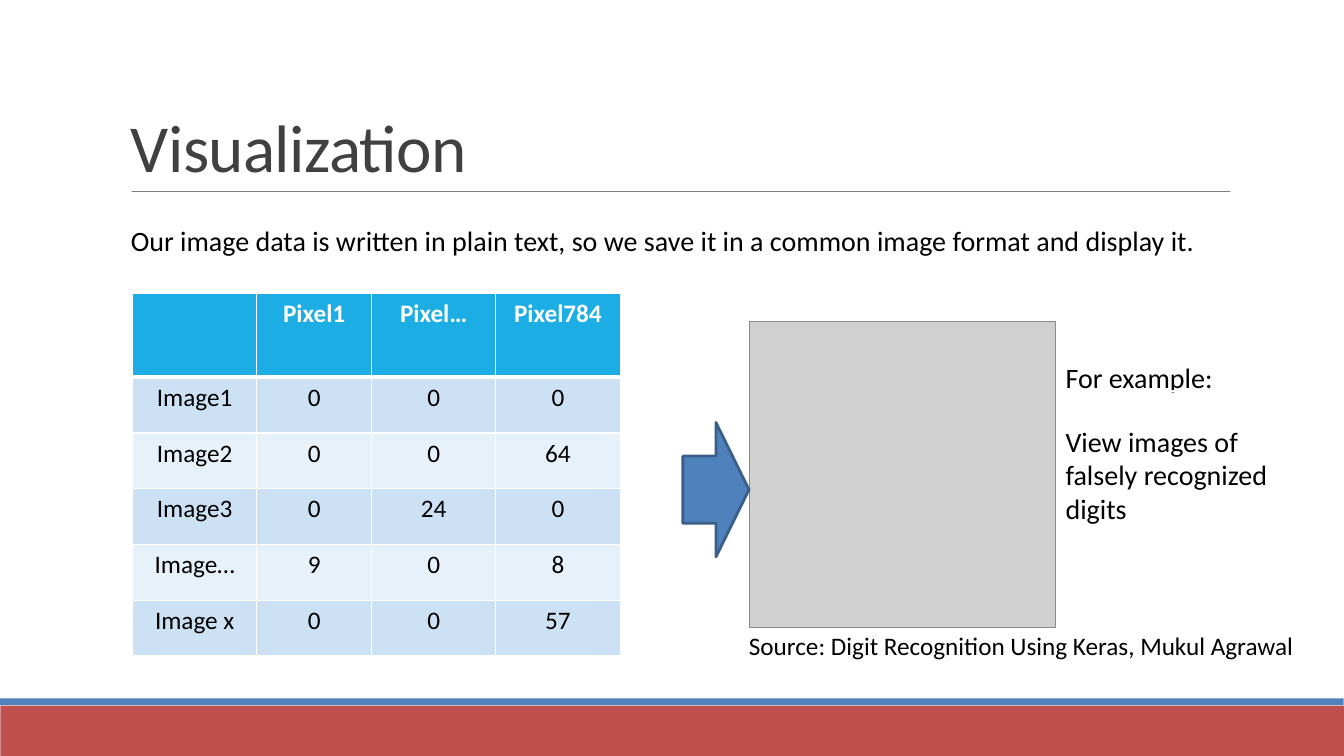
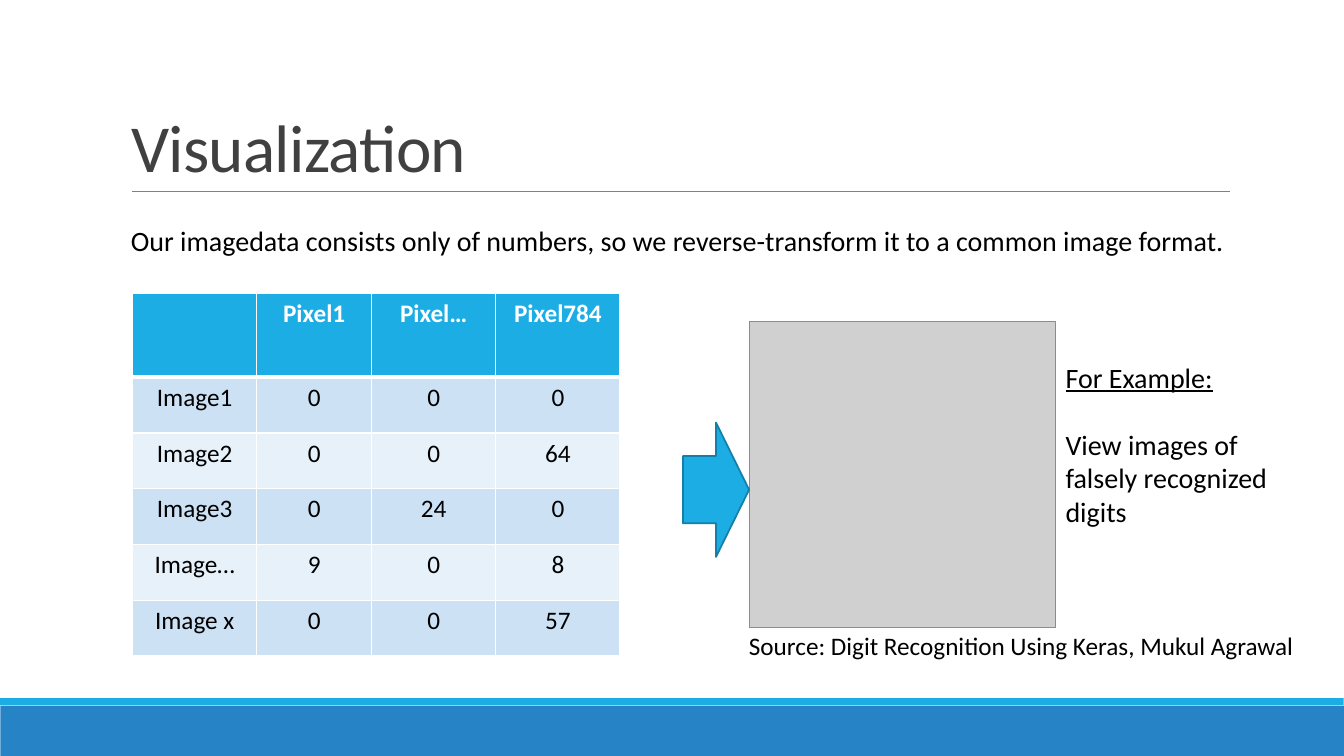
Before and after one commit to datascience-mobi/project-03-group-01, a slide deck: slide 7 of Vortrag1.pptx. Drawn at 1344x756 pixels with LibreOffice and Linux fonts; fonts in the diff are those of the drawing; grey boxes stand for pictures. Boxes give left, top, right and bottom in pixels: in the first picture for what was removed or moved away, otherwise in the second. Text is boxed around its words. In the diff, an @@ line names an element or a change of style, - is before the commit and + after.

Commit message:
Revert "fixed typos and adjusted timeline"
This reverts commit 16a6b5233822e0f164da96f17dd51c4d51d28247.

```diff
--- a/Vortrag1.pptx
+++ b/Vortrag1.pptx
@@ text at <box>131,231,1224,256</box>: text changed @@
-Our image data is written in plain text, so we save it in a common image format and display it.
+Our imagedata consists only of numbers, so we reverse-transform it to a common image format.
@@ text at <box>1066,368,1213,393</box>: text changed @@
-For example:
+For Example:
@@ right arrow at <box>684,422,750,557</box>: fill #4F81BD to #1CADE4; outline #3A5F8C 2 pt to #1580A9 1.25 pt; proportions changed @@
@@ rectangle at <box>0,706,1344,756</box>: fill #C0504D to #2683C6 @@
@@ rectangle at <box>0,699,1344,706</box>: fill #4F81BD to #1CADE4 @@
```
Also in this commit, not shown: 8 other slides changed.
